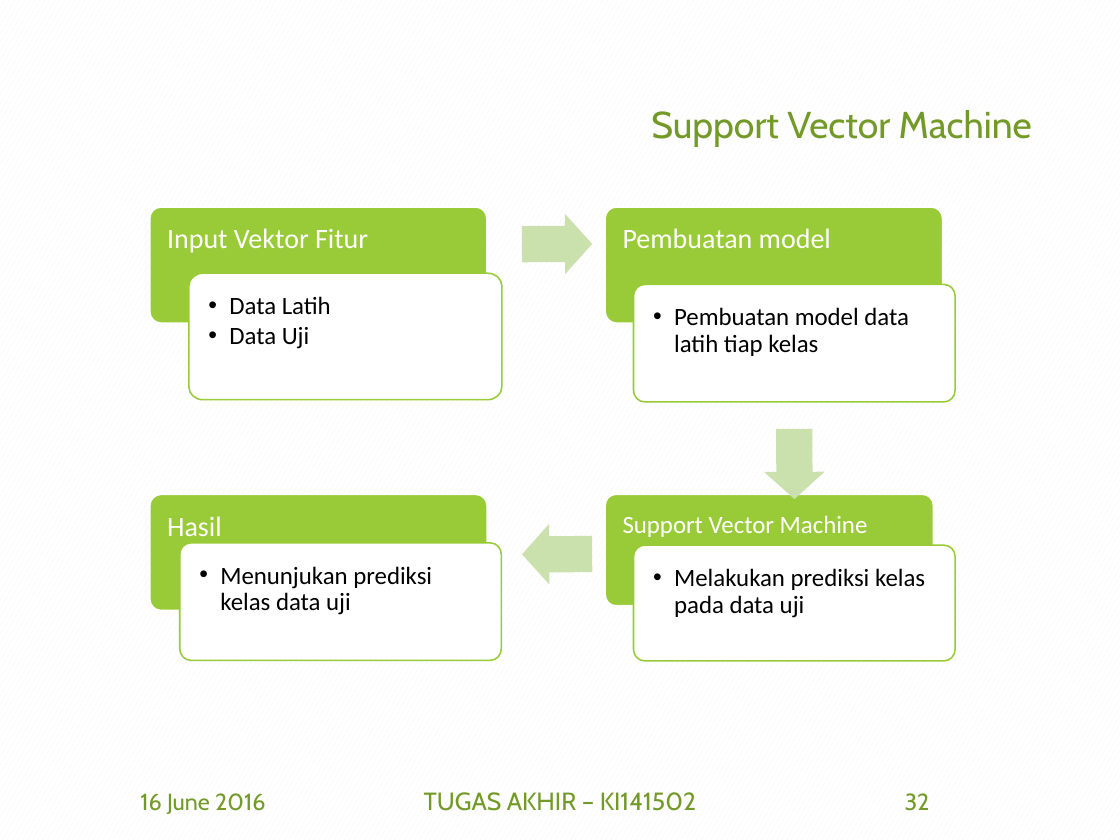
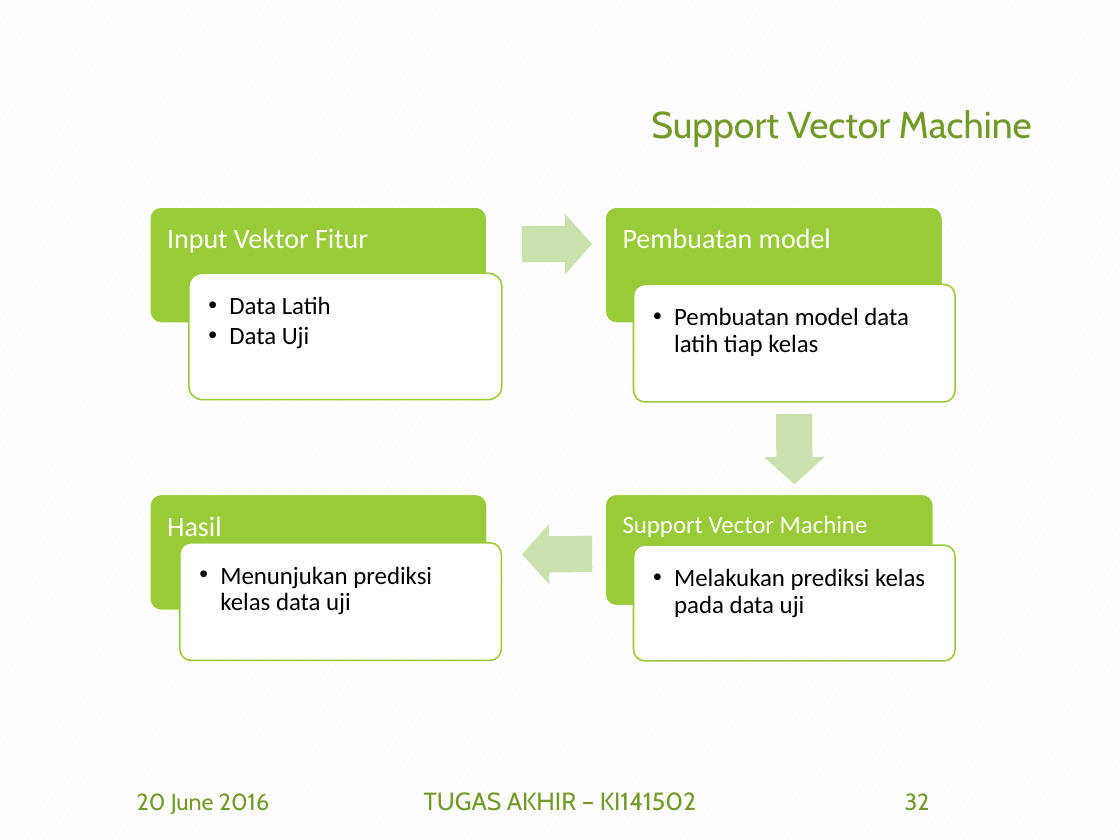
Before and after one commit to afdhalbasith/TA, a slide deck: slide 32 of SiapSidang/5112100153_Afdhal B.pptx. Drawn at 1120x840 pixels with LibreOffice and Linux fonts; fonts in the diff are those of the drawing; background and template pictures are left out. Boxes give left, top, right and bottom in pixels: in the first picture for what was removed or moved away, otherwise in the second. Text is boxed around its words. In the diff, an @@ line names an element or a change of style, - is before the commit and + after.

```diff
--- a/SiapSidang/5112100153_Afdhal B.pptx
+++ b/SiapSidang/5112100153_Afdhal B.pptx
@@ freeform shape: place and size @@
-freeform shape at [764, 428, 825, 499]
+freeform shape at [764, 414, 825, 485]
@@ text at [137, 793, 269, 814]: text changed @@
-16 June 2016
+20 June 2016
```
Also in this commit, not shown: 90 other slides changed, 10 slides added, 1 other file.
